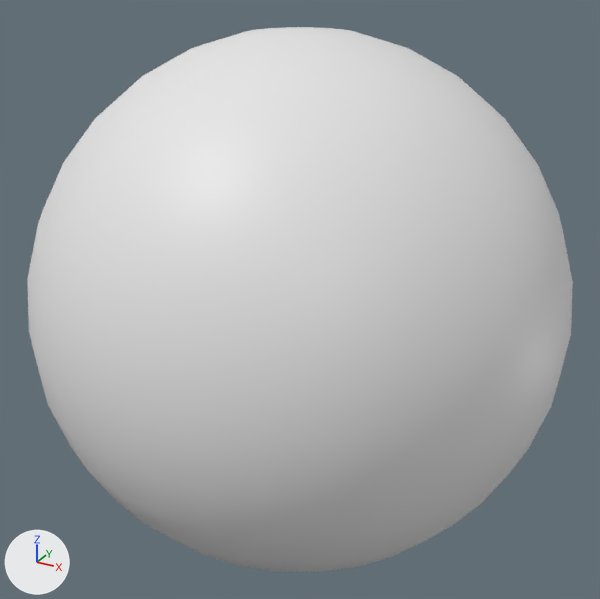
Renders of the OBJ model assets/sphere/sphere.obj from each side of a commit.
The view is the same before and after, from a 50 mm camera at (27.9, -50.8, 25.4) aimed at (0.0, 0.0, 0.0). The lights are fixed; the arrows at lower left show +X, +Y and +Z. Where no turn or scale is listed for an object, it has been applied to the vertices.
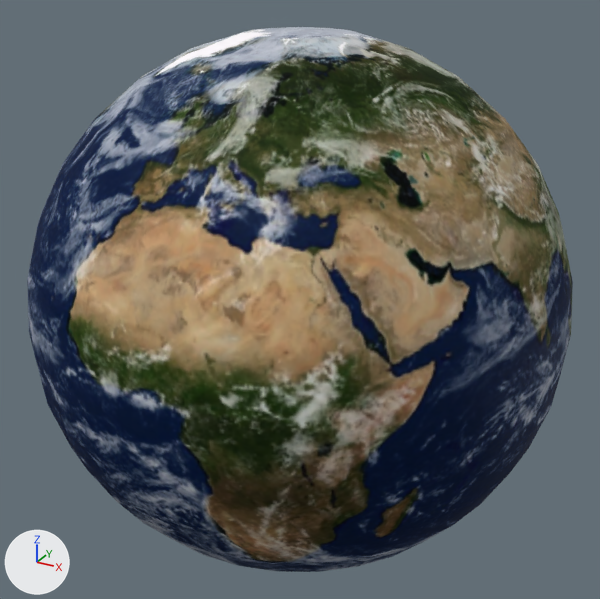
The change in detail:
Picture 'Metal_Spec.png' (img_metal_spec_png) is new.
Picture 'earth.jpeg' (img_earth_jpeg) is new.
Material 'None' (mat_none) is new.
Uses the picture img_earth_jpeg.
Uses the picture img_metal_spec_png.
me_sphere has 482 vertices, 960 faces and spans x -19.7..19.7, y -19.7..19.7, z -19.7..19.7.
me_sphere now uses material mat_none.

What differs and where, as boxes [x1, y1, x2, y2] in the pictures (600 x 599 px):
'sphere', recoloured: [27, 27, 573, 572] in both
